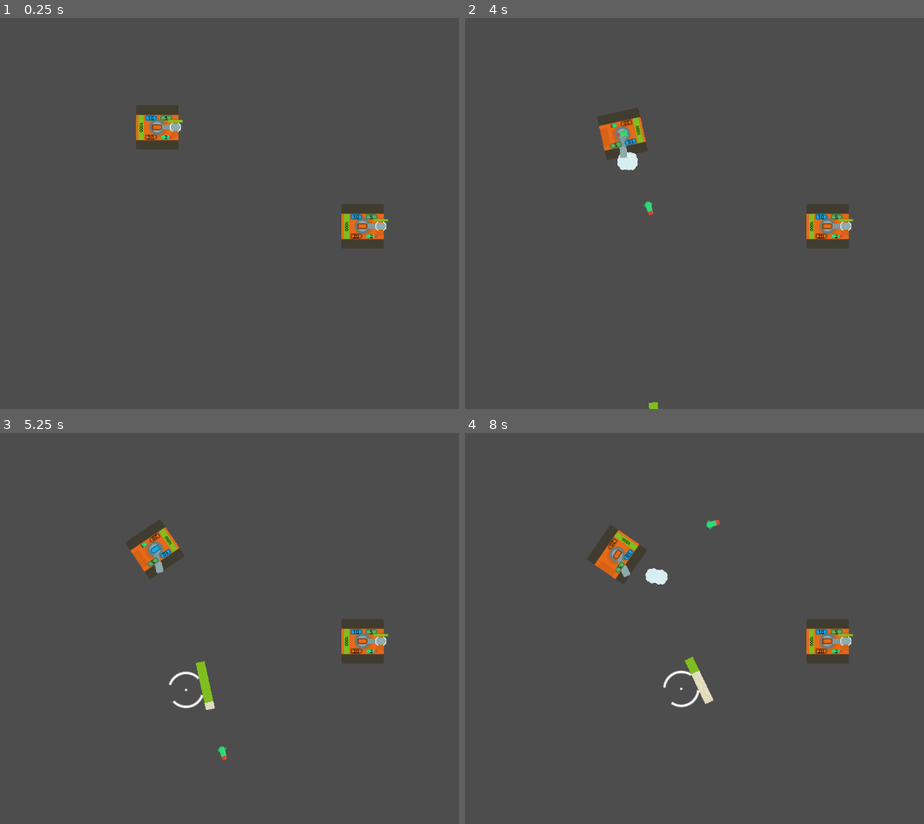
Above: before the commit, frames 1-4 (two rows, left to right).
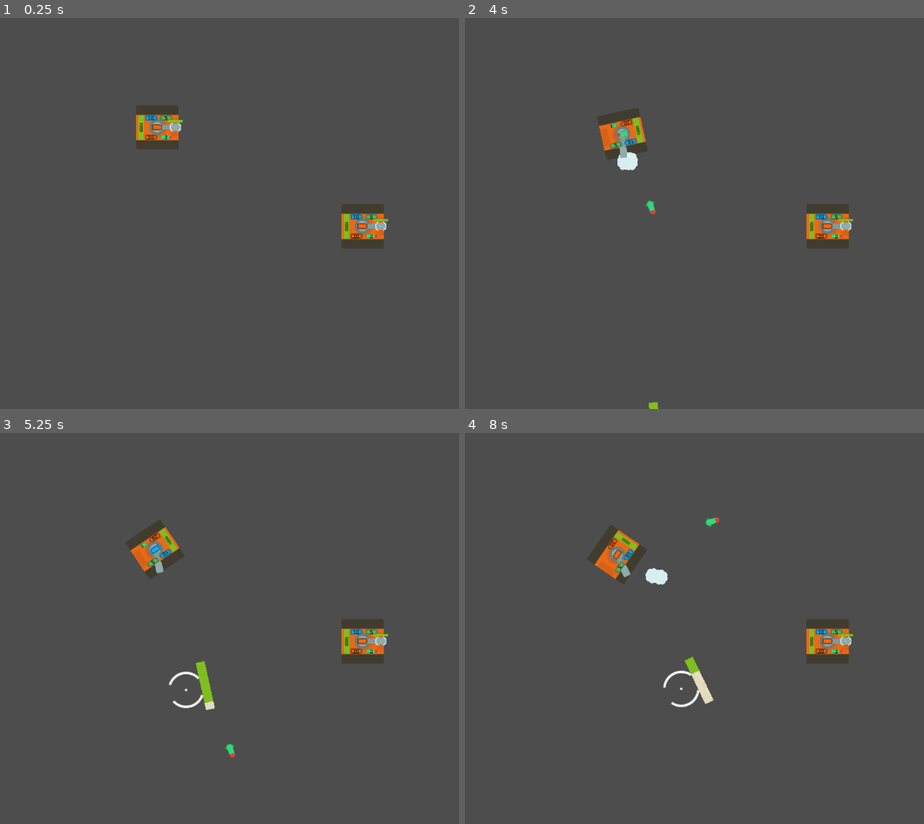
Above: after the commit, the same moments.

Repository: KakCmambnporpawwucmow/tanks_kidz
Game: Godot game, scene res://layers/test.tscn
Two runs of this game, one before a commit and one after it. Both use one fixed random seed, a clock stepped at 60 frames per second and the inputs below.
Inputs (mouse positions are in pixels of both pictures, inside the frame that each line leads up to):
- Up to frame 1 (0.25 s): no input
- Up to frame 2 (4 s): tap Enter at 0.5 s; move the mouse to (outside the picture) at 0.52 s; hold E (ammo_ap) 0.53-1.28 s; hold D (rotate_right) 0.53-2.03 s; tap W (move_forward) at 0.77, 1.52, 3.02, 3.77 s; move the mouse to (648, 233) at 1.27 s; tap R (ammo_he) at 1.35 s; move the mouse to (855, 127) at 2.02 s; hold A (rotate_left) 2.03-2.78 s; hold F (ammo_heat) 2.03-2.78 s; move the mouse to (749, 291) at 2.77 s; hold D (rotate_right) from 2.78 s (still down); tap C (ammo_missile) at 2.85 s; move the mouse to (outside the picture) at 3.52 s; press the mouse at (outside the picture) at 3.53 s
- Up to frame 3 (5.25 s): move the mouse to (110, 569) at 4.27 s; release D (rotate_right) at 4.28 s; release the mouse at (110, 569) at 4.28 s; hold A (rotate_left) 4.28-5.03 s; tap E (ammo_ap) at 4.35 s; tap W (move_forward) at 4.52 s; move the mouse to (358, 628) at 5.02 s; hold D (rotate_right) from 5.03 s (still down); hold R (ammo_he) from 5.03 s (still down)
- Up to frame 4 (8 s): move the mouse to (680, 530) at 5.77 s; release D (rotate_right) at 5.78 s; release R (ammo_he) at 5.78 s; hold A (rotate_left) 5.78-7.28 s; tap F (ammo_heat) at 5.85 s; tap W (move_forward) at 6.02, 6.77, 7.52 s; move the mouse to (outside the picture) at 6.52 s; hold C (ammo_missile) 6.53-7.28 s; move the mouse to (648, 648) at 7.27 s; hold D (rotate_right) from 7.28 s (still down); click (648, 648) at 7.35 s

The runs differ from the first frame. In frame 2, less than 0.1% of the frame differs, in the area x 38-42%, y 46-51%; in frame 3, 0.1%, in the area x 47-52%, y 79-84%; in frame 4, less than 0.1%.

Commit message:
ADD
Посмертная модель вместо танка заменена на внешнюю сцену.

Diff:
--- /dev/null
+++ b/entities/tanks/base/death_holder.tscn
@@ -0,0 +1,15 @@
+[gd_scene load_steps=3 format=3 uid="uid://dnk82ft28fnqj"]
+
+[ext_resource type="Texture2D" uid="uid://csnpfikm5j2fe" path="res://assets/graphics/tanks/death_tank.png" id="1_m40d3"]
+
+[sub_resource type="RectangleShape2D" id="RectangleShape2D_vyw1x"]
+size = Vector2(70, 70)
+
+[node name="death_holder" type="StaticBody2D"]
+
+[node name="CollisionShape2D" type="CollisionShape2D" parent="."]
+position = Vector2(6.267005e-07, 0)
+shape = SubResource("RectangleShape2D_vyw1x")
+
+[node name="tank_death_holder" type="Sprite2D" parent="."]
+texture = ExtResource("1_m40d3")
--- a/entities/tanks/base/tank.gd
+++ b/entities/tanks/base/tank.gd
@@ -14,6 +14,9 @@
 @export var rear_armor: ArmorComponent = null
 @export var side_armor: ArmorComponent = null
 
+@export_group("Dependencies")
+@export var death_holder: PackedScene = null
+
 enum ERotate{LEFT, RIGHT, STOP}
 
 var current_ammo_type: WeaponSystem.ProjectileType = WeaponSystem.ProjectileType.AP
@@ -26,6 +29,7 @@
 	assert(move_component != null, "Tank: BaseMoveComponent must be assigned")
 	assert(health_component != null, "Tank: HealthComponent must be assigned")
 	assert(weapon_system != null, "Tank: WeaponSystem must be assigned")
+	assert(death_holder != null, "Tank: death_holder must be assigned")
 
 	# Подключаем сигналы здоровья
 	health_component.health_changed.connect(_on_health_changed)
@@ -142,9 +146,7 @@
 	return status
 
 func _on_animation_animation_finished(anim_name: StringName) -> void:
-	var holder = $tank_death_holder
-	var glob_pos = holder.global_position
-	remove_child(holder)
-	get_parent().add_child(holder)
-	holder.global_position = glob_pos
+	var death_holder_imp = death_holder.instantiate()
+	death_holder_imp.global_position = global_position
+	get_parent().add_child(death_holder_imp)
 	queue_free()
--- a/entities/tanks/base/tank.tscn
+++ b/entities/tanks/base/tank.tscn
@@ -15,7 +15,7 @@
 [ext_resource type="Texture2D" uid="uid://bfw4o1mytjyfv" path="res://assets/graphics/obstacles/sand.png" id="13_di8a4"]
 [ext_resource type="Texture2D" uid="uid://cg05i6uspyrj7" path="res://assets/graphics/obstacles/grass.png" id="14_hjgt5"]
 [ext_resource type="PackedScene" uid="uid://52vbpdjmqg0y" path="res://entities/tanks/base/ammo_stat.tscn" id="15_hjgt5"]
-[ext_resource type="Texture2D" uid="uid://csnpfikm5j2fe" path="res://assets/graphics/tanks/death_tank.png" id="16_b71p2"]
+[ext_resource type="PackedScene" uid="uid://dnk82ft28fnqj" path="res://entities/tanks/base/death_holder.tscn" id="16_vyw1x"]
 [ext_resource type="AudioStream" uid="uid://chjirvo6bj5lu" path="res://assets/sounds/explosion.mp3" id="17_0pyek"]
 [ext_resource type="Texture2D" uid="uid://dv4sqiv4ee42m" path="res://assets/graphics/effects/tank_explosion4.png" id="18_vyw1x"]
 [ext_resource type="Texture2D" uid="uid://m38evhpltulw" path="res://assets/graphics/effects/tank_explosion9.png" id="19_e6wdd"]
@@ -55,43 +55,43 @@
 tracks/1/type = "value"
 tracks/1/imported = false
 tracks/1/enabled = true
-tracks/1/path = NodePath("tank_death_holder:self_modulate")
+tracks/1/path = NodePath("explosion:playing")
 tracks/1/interp = 1
 tracks/1/loop_wrap = true
 tracks/1/keys = {
 "times": PackedFloat32Array(0),
 "transitions": PackedFloat32Array(1),
-"update": 0,
-"values": [Color(1, 1, 1, 0.011764706)]
+"update": 1,
+"values": [true]
 }
 tracks/2/type = "value"
 tracks/2/imported = false
 tracks/2/enabled = true
-tracks/2/path = NodePath("explosion:playing")
+tracks/2/path = NodePath("s_explosion:scale")
 tracks/2/interp = 1
 tracks/2/loop_wrap = true
 tracks/2/keys = {
 "times": PackedFloat32Array(0),
 "transitions": PackedFloat32Array(1),
-"update": 1,
-"values": [true]
+"update": 0,
+"values": [Vector2(0.01, 0.01)]
 }
 tracks/3/type = "value"
 tracks/3/imported = false
 tracks/3/enabled = true
-tracks/3/path = NodePath("s_explosion:scale")
+tracks/3/path = NodePath("s_explosion/part1:position")
 tracks/3/interp = 1
 tracks/3/loop_wrap = true
 tracks/3/keys = {
 "times": PackedFloat32Array(0),
 "transitions": PackedFloat32Array(1),
 "update": 0,
-"values": [Vector2(0.01, 0.01)]
+"values": [Vector2(0, 0)]
 }
 tracks/4/type = "value"
 tracks/4/imported = false
 tracks/4/enabled = true
-tracks/4/path = NodePath("s_explosion/part1:position")
+tracks/4/path = NodePath("s_explosion/part2:position")
 tracks/4/interp = 1
 tracks/4/loop_wrap = true
 tracks/4/keys = {
@@ -103,22 +103,10 @@
 tracks/5/type = "value"
 tracks/5/imported = false
 tracks/5/enabled = true
-tracks/5/path = NodePath("s_explosion/part2:position")
+tracks/5/path = NodePath("s_explosion/part3:position")
 tracks/5/interp = 1
 tracks/5/loop_wrap = true
 tracks/5/keys = {
-"times": PackedFloat32Array(0),
-"transitions": PackedFloat32Array(1),
-"update": 0,
-"values": [Vector2(0, 0)]
-}
-tracks/6/type = "value"
-tracks/6/imported = false
-tracks/6/enabled = true
-tracks/6/path = NodePath("s_explosion/part3:position")
-tracks/6/interp = 1
-tracks/6/loop_wrap = true
-tracks/6/keys = {
 "times": PackedFloat32Array(0),
 "transitions": PackedFloat32Array(1),
 "update": 0,
@@ -143,70 +131,58 @@
 tracks/1/type = "value"
 tracks/1/imported = false
 tracks/1/enabled = true
-tracks/1/path = NodePath("tank_death_holder:self_modulate")
+tracks/1/path = NodePath("explosion:playing")
 tracks/1/interp = 1
 tracks/1/loop_wrap = true
 tracks/1/keys = {
-"times": PackedFloat32Array(1.5962284, 2),
-"transitions": PackedFloat32Array(1, 1),
-"update": 0,
-"values": [Color(1, 1, 1, 0.011764706), Color(1, 1, 1, 1)]
+"times": PackedFloat32Array(0),
+"transitions": PackedFloat32Array(1),
+"update": 1,
+"values": [true]
 }
 tracks/2/type = "value"
 tracks/2/imported = false
 tracks/2/enabled = true
-tracks/2/path = NodePath("explosion:playing")
+tracks/2/path = NodePath("s_explosion:scale")
 tracks/2/interp = 1
 tracks/2/loop_wrap = true
 tracks/2/keys = {
-"times": PackedFloat32Array(0),
-"transitions": PackedFloat32Array(1),
-"update": 1,
-"values": [true]
+"times": PackedFloat32Array(0, 1.7265869),
+"transitions": PackedFloat32Array(1, 1),
+"update": 0,
+"values": [Vector2(0.01, 0.01), Vector2(1, 1)]
 }
 tracks/3/type = "value"
 tracks/3/imported = false
 tracks/3/enabled = true
-tracks/3/path = NodePath("s_explosion:scale")
+tracks/3/path = NodePath("s_explosion/part1:position")
 tracks/3/interp = 1
 tracks/3/loop_wrap = true
 tracks/3/keys = {
-"times": PackedFloat32Array(0, 1.7265869),
-"transitions": PackedFloat32Array(1, 1),
-"update": 0,
-"values": [Vector2(0.01, 0.01), Vector2(1, 1)]
+"times": PackedFloat32Array(0, 1.96),
+"transitions": PackedFloat32Array(1, 1),
+"update": 0,
+"values": [Vector2(0, 0), Vector2(50, 50)]
 }
 tracks/4/type = "value"
 tracks/4/imported = false
 tracks/4/enabled = true
-tracks/4/path = NodePath("s_explosion/part1:position")
+tracks/4/path = NodePath("s_explosion/part2:position")
 tracks/4/interp = 1
 tracks/4/loop_wrap = true
 tracks/4/keys = {
 "times": PackedFloat32Array(0, 1.96),
 "transitions": PackedFloat32Array(1, 1),
 "update": 0,
-"values": [Vector2(0, 0), Vector2(50, 50)]
+"values": [Vector2(0, 0), Vector2(-50, -50)]
 }
 tracks/5/type = "value"
 tracks/5/imported = false
 tracks/5/enabled = true
-tracks/5/path = NodePath("s_explosion/part2:position")
+tracks/5/path = NodePath("s_explosion/part3:position")
 tracks/5/interp = 1
 tracks/5/loop_wrap = true
 tracks/5/keys = {
-"times": PackedFloat32Array(0, 1.96),
-"transitions": PackedFloat32Array(1, 1),
-"update": 0,
-"values": [Vector2(0, 0), Vector2(-50, -50)]
-}
-tracks/6/type = "value"
-tracks/6/imported = false
-tracks/6/enabled = true
-tracks/6/path = NodePath("s_explosion/part3:position")
-tracks/6/interp = 1
-tracks/6/loop_wrap = true
-tracks/6/keys = {
 "times": PackedFloat32Array(0, 2),
 "transitions": PackedFloat32Array(1, 1),
 "update": 0,
@@ -229,12 +205,13 @@
 front_armor = NodePath("front_armor")
 rear_armor = NodePath("back_armor")
 side_armor = NodePath("side_armor")
+death_holder = ExtResource("16_vyw1x")
 
 [node name="view" type="Sprite2D" parent="."]
 texture = ExtResource("2_ciwkk")
 
 [node name="Turret" parent="." instance=ExtResource("3_raro8")]
-static_spread = 50
+static_spread = 20
 
 [node name="AreaMoveComponent" parent="." instance=ExtResource("4_jmxtk")]
 rotation_speed = 1.5
@@ -322,11 +299,6 @@
 &"": SubResource("AnimationLibrary_e6wdd")
 }
 
-[node name="tank_death_holder" type="Sprite2D" parent="."]
-self_modulate = Color(1, 1, 1, 0.011764706)
-position = Vector2(-1.5803748e-06, 0)
-texture = ExtResource("16_b71p2")
-
 [node name="explosion" type="AudioStreamPlayer2D" parent="."]
 stream = ExtResource("17_0pyek")
 
